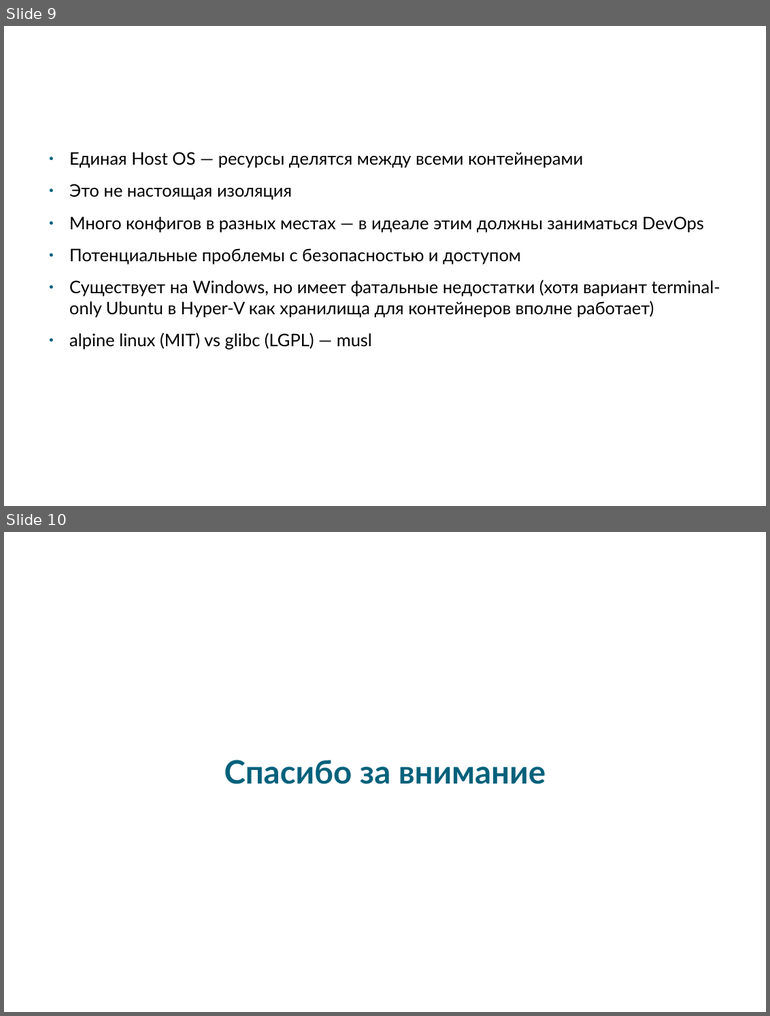
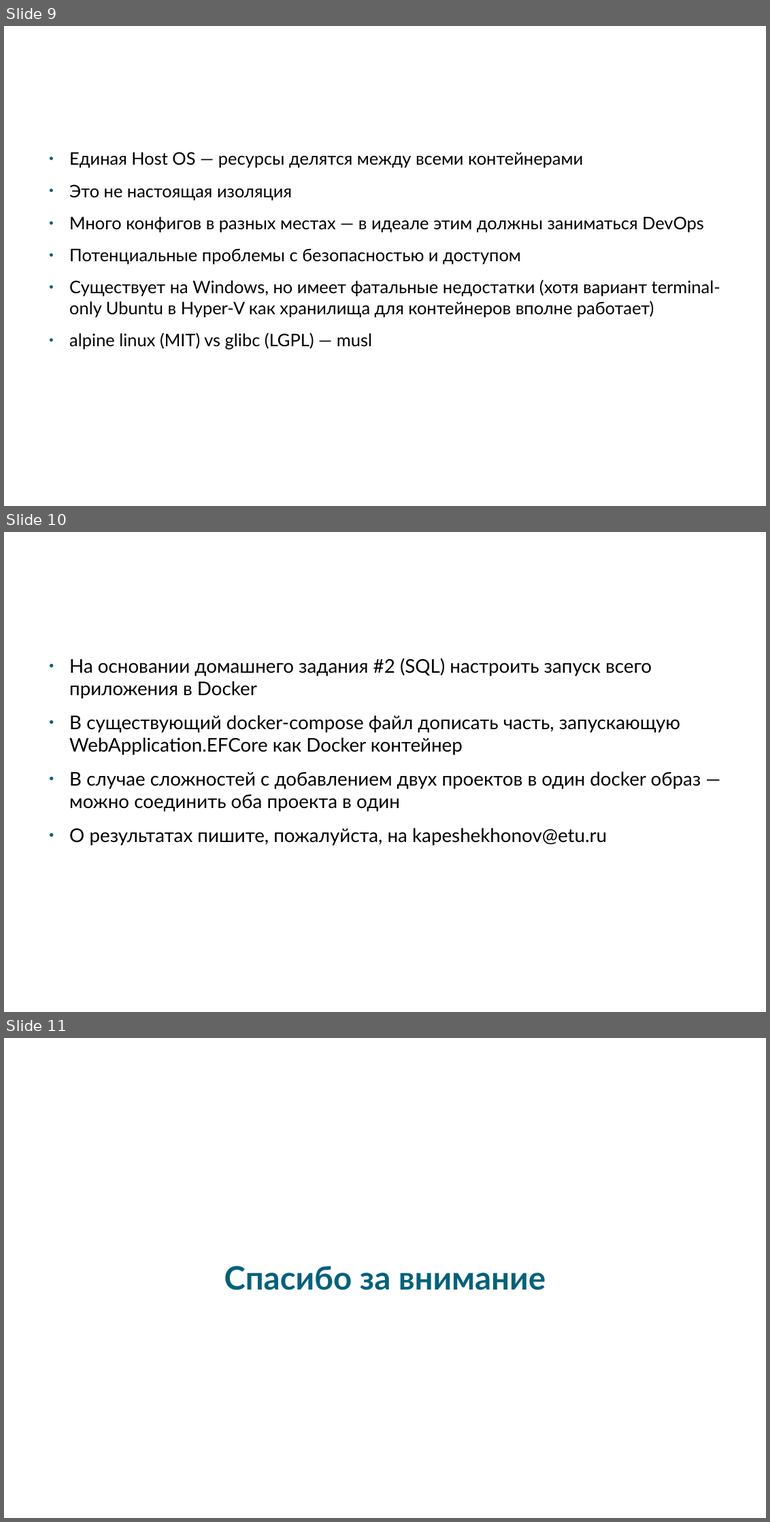
Before and after one commit to klimenkoAnna/DeveloperInstrumentalTools, a slide deck: docs/ETU DIT #4.pptx. Shown one above the other, each under a label of ours: slides 9 and 10 before the commit, slides 9, 10 and 11 after it. The pictures are 770x1016 and 770x1522 pixels, drawn with LibreOffice and Linux fonts; fonts in the diff are those of the drawing; background and template pictures are left out. Boxes give left, top, right and bottom in pixels: in the first picture for what was removed or moved away, otherwise in the second. Text is boxed around its words. In the diff, an @@ line names an element or a change of style, - is before the commit and + after.

```diff
--- a/docs/ETU DIT #4.pptx
+++ b/docs/ETU DIT #4.pptx
@@ slide 10 added at box(4, 532, 766, 1012), background picture (left out) @@
@@ text added at box(42, 539, 728, 620), 60 pt, text #FFFFFF @@
+Docker — лаб. работа #1
@@ text added at box(69, 658, 701, 845), 23.4 pt, text #000000 @@
+● На основании домашнего задания #2 (SQL) настроить запуск всего приложения в Docker
+● В существующий docker-compose файл дописать часть, запускающую WebApplication.EFCore как Docker контейнер
+● В случае сложностей с добавлением двух проектов в один docker образ — можно соединить оба проекта в один
+● О результатах пишите, пожалуйста, на kapeshekhonov@etu.ru
@@ what was slide 10 is now slide 11 @@
```
Also in this commit, not shown: 1 slide changed.
